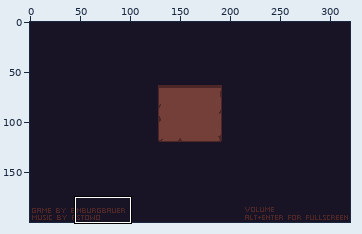
One commit to this pixel-art file: assets/Sprites/menu.ase. The picture above shows the old version from afar; the outline marks the close-up.
Close-up. The starting point:
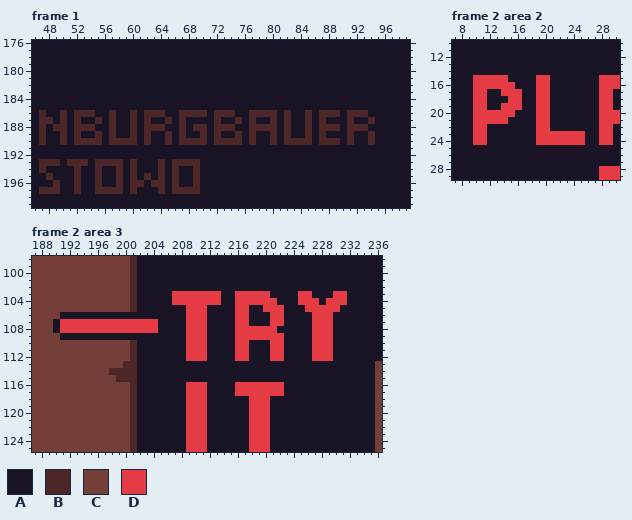
320x200 pixels, 2 frames. Shown: frame 1: x 46..99, y 176..199; frame 2 area 2: x 7..30, y 10..29; frame 2 area 3: x 187..236, y 98..125. The commit also changed other frames or places, which this record leaves out.
Visible layers, top first: "Layer 3", "Layer 1".
Palette (. is transparent): A #181425  B #4d2727  C #743f39  D #e43b44
Pixels before, frame 1, first column x 46:
176 AAAAAAAAAAAAAAAAAAAAAAAAAAAAAAAAAAAAAAAAAAAAAAAAAAAAAA
177 AAAAAAAAAAAAAAAAAAAAAAAAAAAAAAAAAAAAAAAAAAAAAAAAAAAAAA
178 AAAAAAAAAAAAAAAAAAAAAAAAAAAAAAAAAAAAAAAAAAAAAAAAAAAAAA
179 AAAAAAAAAAAAAAAAAAAAAAAAAAAAAAAAAAAAAAAAAAAAAAAAAAAAAA
180 AAAAAAAAAAAAAAAAAAAAAAAAAAAAAAAAAAAAAAAAAAAAAAAAAAAAAA
181 AAAAAAAAAAAAAAAAAAAAAAAAAAAAAAAAAAAAAAAAAAAAAAAAAAAAAA
182 AAAAAAAAAAAAAAAAAAAAAAAAAAAAAAAAAAAAAAAAAAAAAAAAAAAAAA
183 AAAAAAAAAAAAAAAAAAAAAAAAAAAAAAAAAAAAAAAAAAAAAAAAAAAAAA
184 AAAAAAAAAAAAAAAAAAAAAAAAAAAAAAAAAAAAAAAAAAAAAAAAAAAAAA
185 AAAAAAAAAAAAAAAAAAAAAAAAAAAAAAAAAAAAAAAAAAAAAAAAAAAAAA
186 ABAABABBBAABAABABBBAABBBBABBBAABBBBABAABABBBABBBAAAAAA
187 ABBABABAABABAABABAABABAAAABAABABAABABAABABAAABAABAAAAA
188 ABABBABBBAABAABABBBAABABBABBBAABBBBABAABABBBABBBAAAAAA
189 ABAABABAABABAABABAABABAABABAABABAABABAABABAAABAABAAAAA
190 ABAABABBBBABBBBABAABABBBBABBBBABAABABBBBABBBABAABAAAAA
191 AAAAAAAAAAAAAAAAAAAAAAAAAAAAAAAAAAAAAAAAAAAAAAAAAAAAAA
192 AAAAAAAAAAAAAAAAAAAAAAAAAAAAAAAAAAAAAAAAAAAAAAAAAAAAAA
193 ABBBABBBABBBBABAAABABBBBAAAAAAAAAAAAAAAAAAAAAAAAAAAAAA
194 ABAAAABAABAABABAAABABAABAAAAAAAAAAAAAAAAAAAAAAAAAAAAAA
195 AABAAABAABAABABABABABAABAAAAAAAAAAAAAAAAAAAAAAAAAAAAAA
196 AAABAABAABAABABBABBABAABAAAAAAAAAAAAAAAAAAAAAAAAAAAAAA
197 ABBBAABAABBBBABAAABABBBBAAAAAAAAAAAAAAAAAAAAAAAAAAAAAA
198 AAAAAAAAAAAAAAAAAAAAAAAAAAAAAAAAAAAAAAAAAAAAAAAAAAAAAA
199 AAAAAAAAAAAAAAAAAAAAAAAAAAAAAAAAAAAAAAAAAAAAAAAAAAAAAA
Pixels before, frame 2 area 2, first column x 7:
10 AAAAAAAAAAAAAAAAAAAAAAAA
11 AAAAAAAAAAAAAAAAAAAAAAAA
12 AAAAAAAAAAAAAAAAAAAAAAAA
13 AAAAAAAAAAAAAAAAAAAAAAAA
14 AAAAAAAAAAAAAAAAAAAAAAAA
15 AAADDDDDAAAADDAAAAAAADDD
16 AAADDDDDDAAADDAAAAAAADDD
17 AAADDAADDDAADDAAAAAAADDA
18 AAADDAAADDAADDAAAAAAADDA
19 AAADDAADDDAADDAAAAAAADDA
20 AAADDDDDDAAADDAAAAAAADDD
21 AAADDDDDAAAADDAAAAAAADDD
22 AAADDAAAAAAADDAAAAAAADDA
23 AAADDAAAAAAADDDDDDDAADDA
24 AAADDAAAAAAADDDDDDDAADDA
25 AAAAAAAAAAAAAAAAAAAAAAAA
26 AAAAAAAAAAAAAAAAAAAAAAAA
27 AAAAAAAAAAAAAAAAAAAAAAAA
28 AAAAAAAAAAAAAAAAAAAAADDD
29 AAAAAAAAAAAAAAAAAAAAADDD
Pixels before, frame 2 area 3, first column x 187:
 98 CCCCCCCCCCCCCCBAAAAAAAAAAAAAAAAAAAAAAAAAAAAAAAAAAA
 99 CCCCCCCCCCCCCCBAAAAAAAAAAAAAAAAAAAAAAAAAAAAAAAAAAA
100 CCCCCCCCCCCCCCBAAAAAAAAAAAAAAAAAAAAAAAAAAAAAAAAAAA
101 CCCCCCCCCCCCCCBAAAAAAAAAAAAAAAAAAAAAAAAAAAAAAAAAAA
102 CCCCCCCCCCCCCCBAAAAAAAAAAAAAAAAAAAAAAAAAAAAAAAAAAA
103 CCCCCCCCCCCCCCBAAAAADDDDDDDAADDDDDAAAADDAAADDAAAAA
104 CCCCCCCCCCCCCCBAAAAADDDDDDDAADDDDDDAAADDDADDDAAAAA
105 CCCCCCCCCCCCCCBAAAAAAADDDAAAADDAADDDAAADDDDDAAAAAA
106 CCCCAAAAAAAAAAAAAAAAAADDDAAAADDAAADDAAAADDDAAAAAAA
107 CCCADDDDDDDDDDDDDDAAAADDDAAAADDAAADDAAAADDDAAAAAAA
108 CCCADDDDDDDDDDDDDDAAAADDDAAAADDDDDDAAAAADDDAAAAAAA
109 CCCCAAAAAAAAAAAAAAAAAADDDAAAADDDDDDDAAAADDDAAAAAAA
110 CCCCCCCCCCCCCCBAAAAAAADDDAAAADDAAADDAAAADDDAAAAAAA
111 CCCCCCCCCCCCCCBAAAAAAADDDAAAADDAAADDAAAADDDAAAAAAA
112 CCCCCCCCCCCCCCBAAAAAAADDDAAAADDAAADDAAAADDDAAAAAAA
113 CCCCCCCCCCCCCBBAAAAAAAAAAAAAAAAAAAAAAAAAAAAAAAAAAC
114 CCCCCCCCCCCBBBBAAAAAAAAAAAAAAAAAAAAAAAAAAAAAAAAAAC
115 CCCCCCCCCCCCBBBAAAAAAAAAAAAAAAAAAAAAAAAAAAAAAAAAAC
116 CCCCCCCCCCCCCCBAAAAAAADDDAAAADDDDDDDAAAAAAAAAAAAAC
117 CCCCCCCCCCCCCCBAAAAAAADDDAAAADDDDDDDAAAAAAAAAAAAAC
118 CCCCCCCCCCCCCCBAAAAAAADDDAAAAAADDDAAAAAAAAAAAAAAAC
119 CCCCCCCCCCCCCCBAAAAAAADDDAAAAAADDDAAAAAAAAAAAAAAAC
120 CCCCCCCCCCCCCCBAAAAAAADDDAAAAAADDDAAAAAAAAAAAAAAAC
121 CCCCCCCCCCCCCCBAAAAAAADDDAAAAAADDDAAAAAAAAAAAAAAAC
122 CCCCCCCCCCCCCCBAAAAAAADDDAAAAAADDDAAAAAAAAAAAAAAAC
123 CCCCCCCCCCCCCCBAAAAAAADDDAAAAAADDDAAAAAAAAAAAAAAAC
124 CCCCCCCCCCCCCCBAAAAAAADDDAAAAAADDDAAAAAAAAAAAAAAAC
125 CCCCCCCCCCCCCCBAAAAAAADDDAAAAAADDDAAAAAAAAAAAAAAAC
New version:
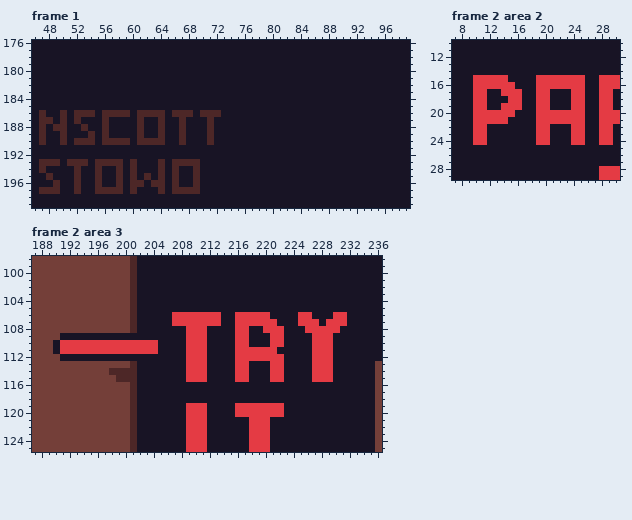
Changes in this commit:
Frame 1, layer "Layer 3":
y 186: x 56 A -> B; x 58..61 AABA -> BBAB; x 66 A -> B; x 69 B -> A; x 71 A -> B; x 73..74 BB -> AA; x 77..80 BBBB -> AAAA; x 82 B -> A; x 85 B -> A; x 87..89 BBB -> AAA; x 91..93 BBB -> AAA
y 187: x 55..57 BAB -> ABA; x 60..62 BAB -> ABA; x 64..65 AB -> BA; x 71..72 AB -> BA; x 75 B -> A; x 77 B -> A; x 80 B -> A; x 82 B -> A; x 85 B -> A; x 87 B -> A; x 91 B -> A; x 94 B -> A
y 188: x 52 B -> A; x 54 B -> A; x 56..57 AB -> BA; x 60..63 BABB -> ABAA; x 69..74 BBABBB -> AABAAA; x 77..80 BBBB -> AAAA; x 82 B -> A; x 85 B -> A; x 87..89 BBB -> AAA; x 91..93 BBB -> AAA
y 189: x 52 B -> A; x 54..57 ABAB -> BABA; x 60..62 BAB -> ABA; x 64..65 AB -> BA; x 70..72 BAB -> ABA; x 75 B -> A; x 77 B -> A; x 80 B -> A; x 82 B -> A; x 85 B -> A; x 87 B -> A; x 91 B -> A; x 94 B -> A
y 190: x 55..56 BA -> AB; x 60..61 BA -> AB; x 63..65 AAB -> BBA; x 68..75 BBBABBBB -> AAABAAAA; x 77 B -> A; x 80 B -> A; x 82..85 BBBB -> AAAA; x 87..89 BBB -> AAA; x 91 B -> A; x 94 B -> A
Frame 2 area 2, layer "Layer 3":
y 15..16: x 21..25 AAAAA -> DDDDD
y 17..19: x 24..25 AA -> DD
y 20..21: x 21..25 AAAAA -> DDDDD
y 22: x 24..25 AA -> DD
y 23..24: x 21..23 DDD -> AAA
Frame 2 area 3, layer "Layer 3":
y 103: x 207..213 DDDDDDD -> AAAAAAA; x 216..220 DDDDD -> AAAAA; x 225..226 DD -> AA; x 230..231 DD -> AA
y 104: x 207..213 DDDDDDD -> AAAAAAA; x 216..221 DDDDDD -> AAAAAA; x 225..227 DDD -> AAA; x 229..231 DDD -> AAA
y 105: x 209..211 DDD -> AAA; x 216..217 DD -> AA; x 220..222 DDD -> AAA; x 226..230 DDDDD -> AAAAA
y 106: x 191..201 AAAAAAAAAAA -> CCCCCCCCCCB; x 207..208 AA -> DD; x 212..213 AA -> DD; x 218..222 AAADD -> DDDAA; x 225..231 AADDDAA -> DDAAADD
y 107: x 190..204 ADDDDDDDDDDDDDD -> CCCCCCCCCCCBAAA; x 207..208 AA -> DD; x 212..213 AA -> DD; x 218..220 AAA -> DDD; x 222 D -> A; x 225..226 AA -> DD; x 228 D -> A; x 230..231 AA -> DD
y 108: x 190..204 ADDDDDDDDDDDDDD -> CCCCCCCCCCCBAAA; x 218..219 DD -> AA; x 222 A -> D; x 226 A -> D; x 230 A -> D
y 109: x 218..220 DDD -> AAA
y 110: x 190..204 CCCCCCCCCCCBAAA -> ADDDDDDDDDDDDDD
y 111: x 190..204 CCCCCCCCCCCBAAA -> ADDDDDDDDDDDDDD; x 218..220 AAA -> DDD; x 222 D -> A
y 112: x 191..201 CCCCCCCCCCB -> AAAAAAAAAAA; x 218..220 AAA -> DDD
y 113: x 200 B -> C; x 209..211 AAA -> DDD; x 216..217 AA -> DD; x 221..222 AA -> DD; x 227..229 AAA -> DDD
y 114..115: x 209..211 AAA -> DDD; x 216..217 AA -> DD; x 221..222 AA -> DD; x 227..229 AAA -> DDD
y 116..117: x 209..211 DDD -> AAA; x 216..222 DDDDDDD -> AAAAAAA
y 118: x 209..211 DDD -> AAA; x 218..220 DDD -> AAA
y 119..120: x 216..217 AA -> DD; x 221..222 AA -> DD
Pixel boxes of the changes (left, top, right, bottom) in both close-ups:
changed: (74, 110, 375, 145)
changed: (550, 75, 585, 145)
changed: (53, 291, 347, 417)
